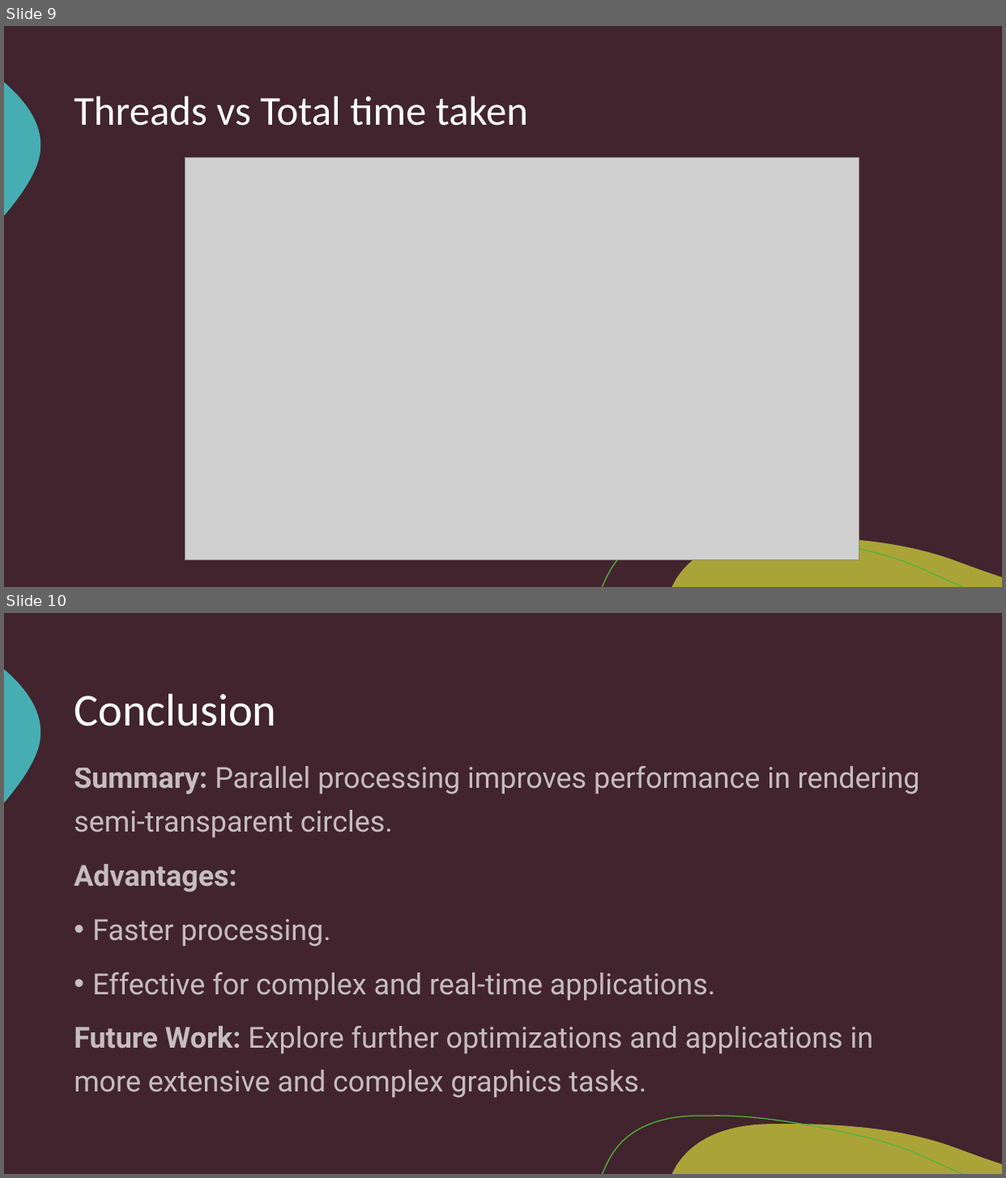
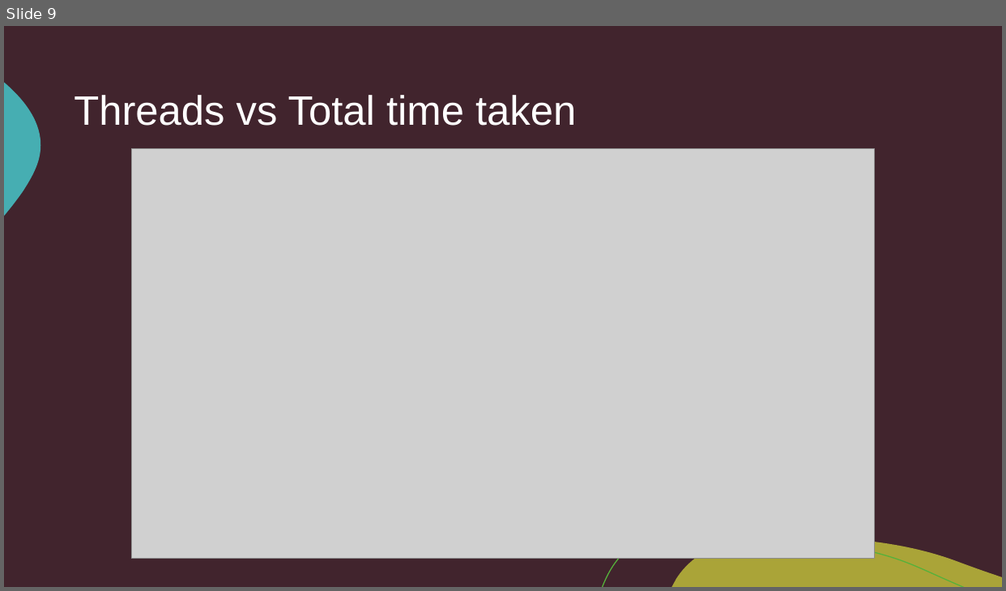
Before and after one commit to R-Marconi01/Renderer, a slide deck: Renderer.pptx. Shown one above the other, each under a label of ours: slides 9 and 10 before the commit, slide 9 after it. The pictures are 1006x1178 and 1006x591 pixels, drawn with LibreOffice and Linux fonts; fonts in the diff are those of the drawing; grey boxes stand for pictures. Boxes give left, top, right and bottom in pixels: in the first picture for what was removed or moved away, otherwise in the second. Text is boxed around its words. In the diff, an @@ line names an element or a change of style, - is before the commit and + after.

```diff
--- a/Renderer.pptx
+++ b/Renderer.pptx
@@ slide 10 removed at <box>4,613,1002,1174</box>, background #41242D; not listed: 3 template elements that a slide beside it also shows @@
@@ title removed at <box>74,693,276,726</box> @@
-Conclusion
@@ text removed at <box>74,766,920,1098</box> @@
-Summary: Parallel processing improves performance in rendering semi-transparent circles.
-Advantages:
-• Faster processing.
-• Effective for complex and real-time applications.
-Future Work: Explore further optimizations and applications in more extensive and complex graphics tasks.
@@ slide 9 changed as well @@
@@ title "Threads vs Total time taken" at <box>74,95,576,126</box>: font Calibri to Arial @@
@@ picture: place and size @@
-picture at <box>185,158,859,560</box>
+picture at <box>132,149,875,559</box>
```
Also in this commit, not shown: 7 other slides changed, 1 slide added, 1 other slide removed, 1 other file.
